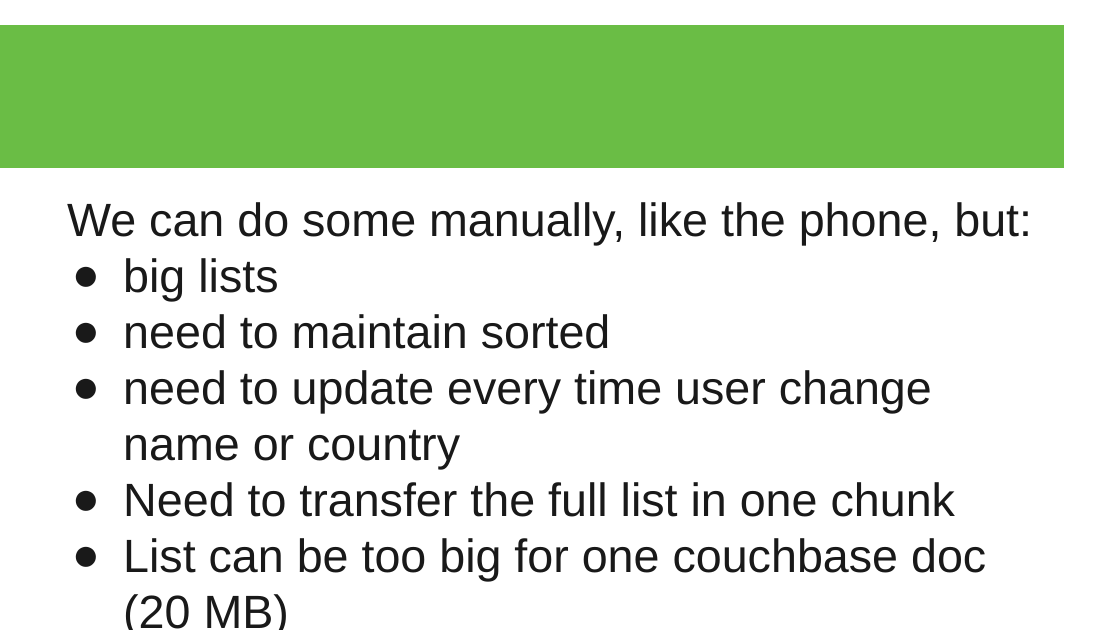
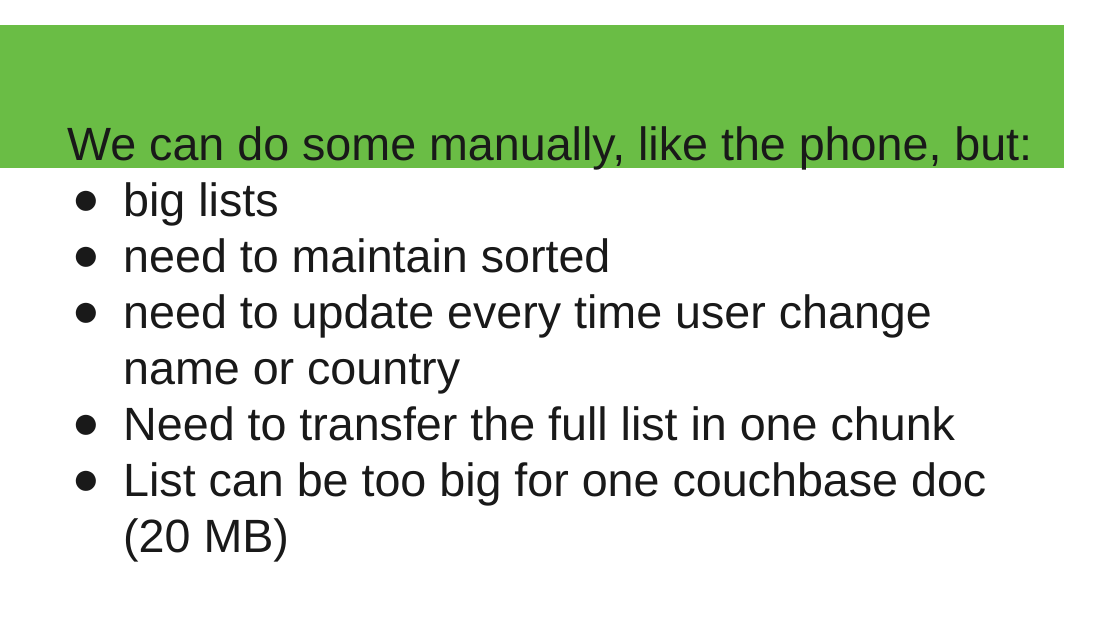
Before and after one commit to ekeydar/cb-mesh, a slide deck: slide 25 of slides/slides.pptx. Drawn at 1120x630 pixels with LibreOffice and Linux fonts; fonts in the diff are those of the drawing; background and template pictures are left out. Boxes give left, top, right and bottom in pixels: in the first picture for what was removed or moved away, otherwise in the second. Text is boxed around its words. In the diff, an @@ line names an element or a change of style, - is before the commit and + after.

```diff
--- a/slides/slides.pptx
+++ b/slides/slides.pptx
@@ text "We can do some manually, ...": place and size @@
-text "We can do some manually, ..." at [67, 202, 1032, 582]
+text "We can do some manually, ..." at [67, 126, 1032, 505]
```
Also in this commit, not shown: 1 other slide changed, 1 other file.
